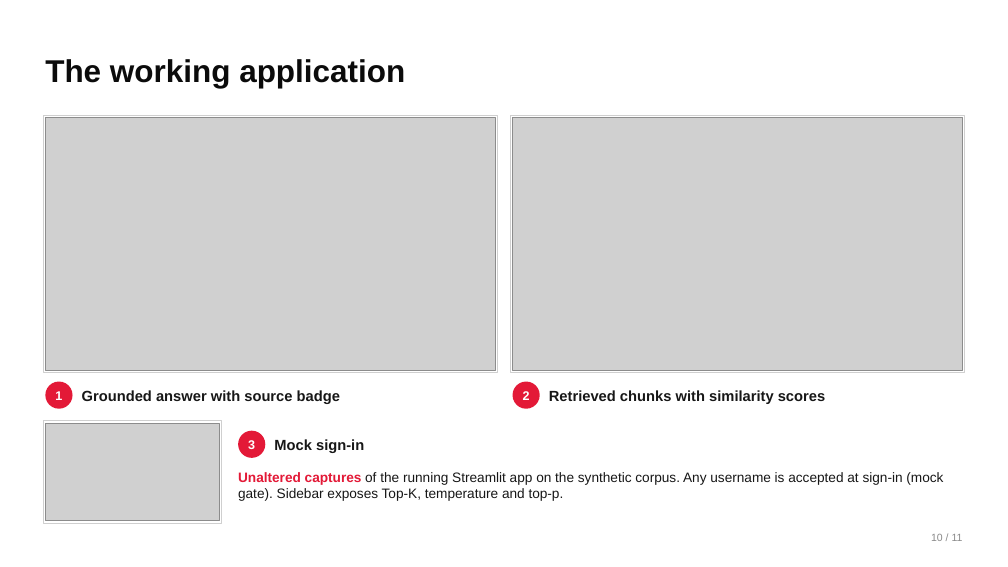
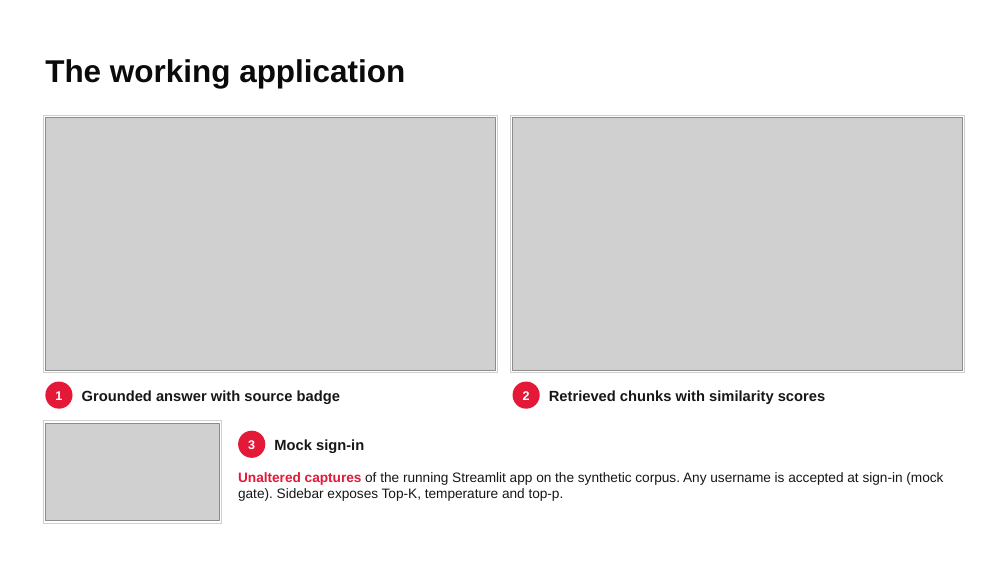
Before and after one commit to dollyjain-bot/Tesla-Integrity-Bot, a slide deck: slide 10 of tesla_rag/Tesla_Integrity_Bot_Business_Proposal_Final.pptx. Drawn at 1008x567 pixels with LibreOffice and Linux fonts; fonts in the diff are those of the drawing; grey boxes stand for pictures. Boxes give left, top, right and bottom in pixels: in the first picture for what was removed or moved away, otherwise in the second. Text is boxed around its words. In the diff, an @@ line names an element or a change of style, - is before the commit and + after.

```diff
--- a/tesla_rag/Tesla_Integrity_Bot_Business_Proposal_Final.pptx
+++ b/tesla_rag/Tesla_Integrity_Bot_Business_Proposal_Final.pptx
@@ text removed at [931,534,963,541] @@
-10 / 11
```
Also in this commit, not shown: 8 other slides changed, 1 slide added.
